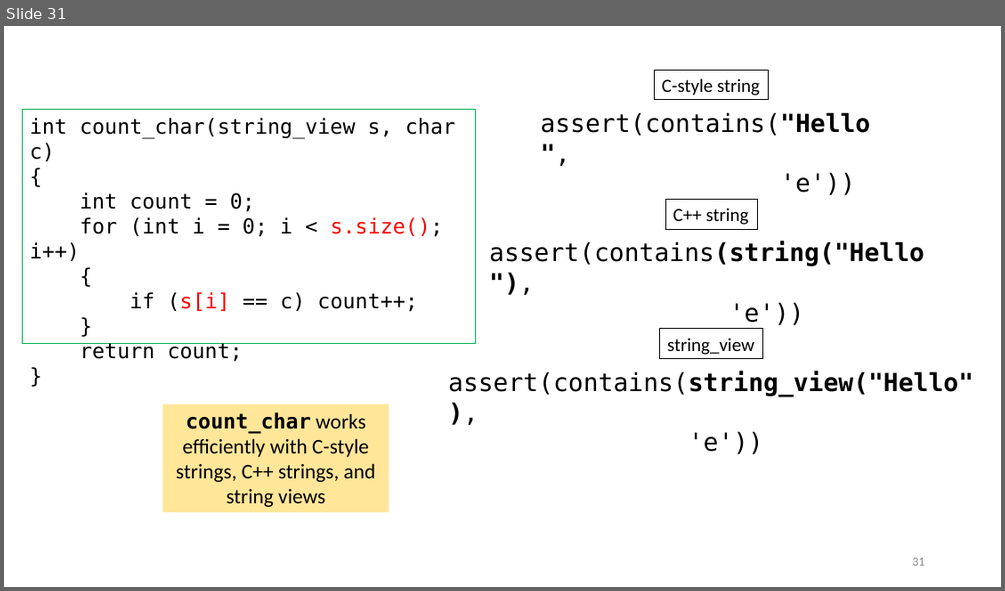
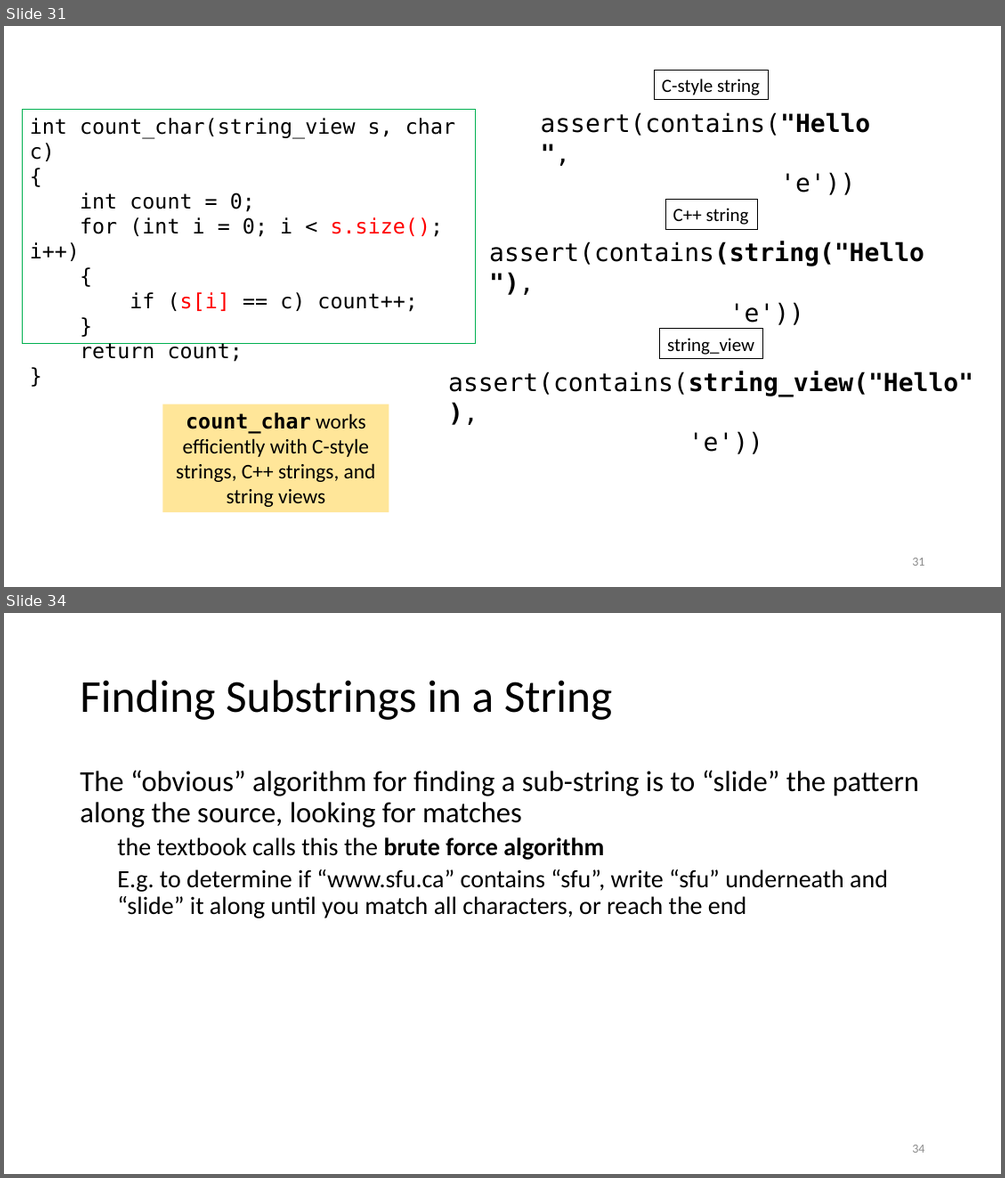
Before and after one commit to tjd1234/cmpt225summer2023, a slide deck: lecture_notes/week12/week12_strings.pptx. Shown one above the other, each under a label of ours: slide 31 before the commit, slides 31 and 34 after it; the slides between them are not shown. The pictures are 1005x591 and 1005x1178 pixels, drawn with LibreOffice and Linux fonts; fonts in the diff are those of the drawing. Boxes give left, top, right and bottom in pixels: in the first picture for what was removed or moved away, otherwise in the second. Text is boxed around its words. In the diff, an @@ line names an element or a change of style, - is before the commit and + after.

```diff
--- a/lecture_notes/week12/week12_strings.pptx
+++ b/lecture_notes/week12/week12_strings.pptx
@@ slide 34 added at box(4, 613, 1001, 1174), background #FFFFFF @@
@@ title added at box(80, 680, 612, 720), 44 pt, text #000000 @@
+Finding Substrings in a String
@@ text added at box(80, 770, 920, 918), 24 pt, text #000000 @@
+The “obvious” algorithm for finding a sub-string is to “slide” the pattern along the source, looking for matches
+  the textbook calls this the brute force algorithm
+  E.g. to determine if “www.sfu.ca” contains “sfu”, write “sfu” underneath and “slide” it along until you match all characters, or reach the end
@@ page number added at box(912, 1144, 924, 1152), 12 pt, text #8C8C8C @@
+34
```
Also in this commit, not shown: 2 slides changed, 19 other slides added.
